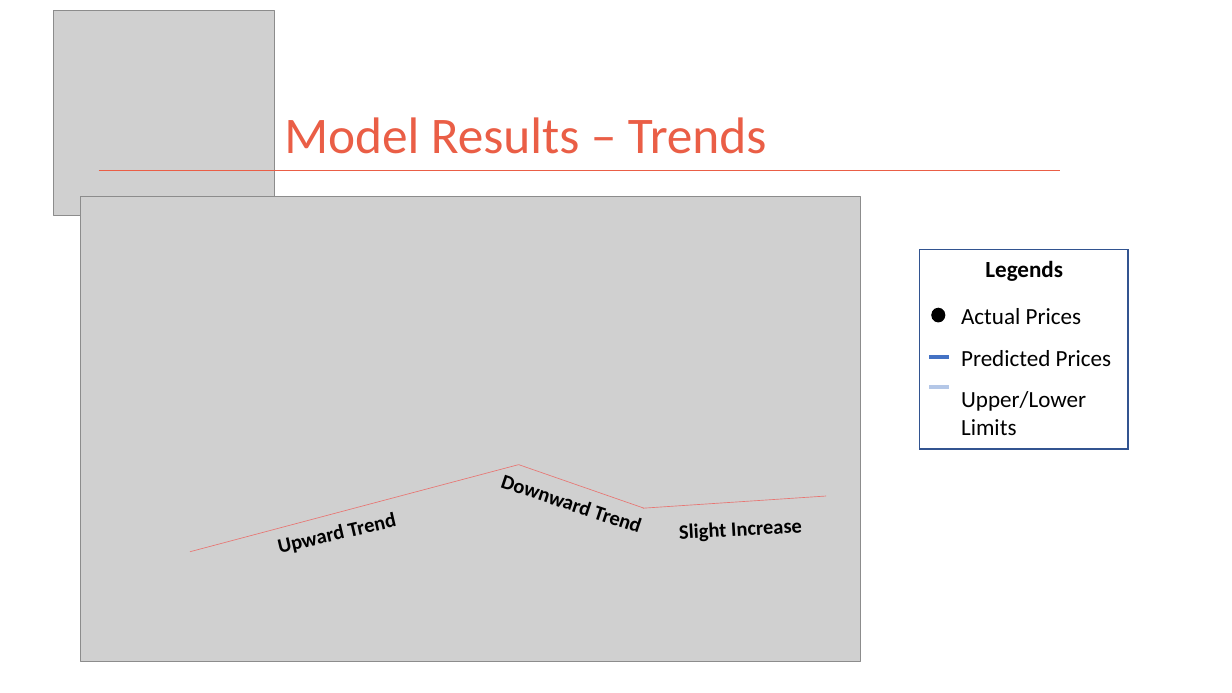
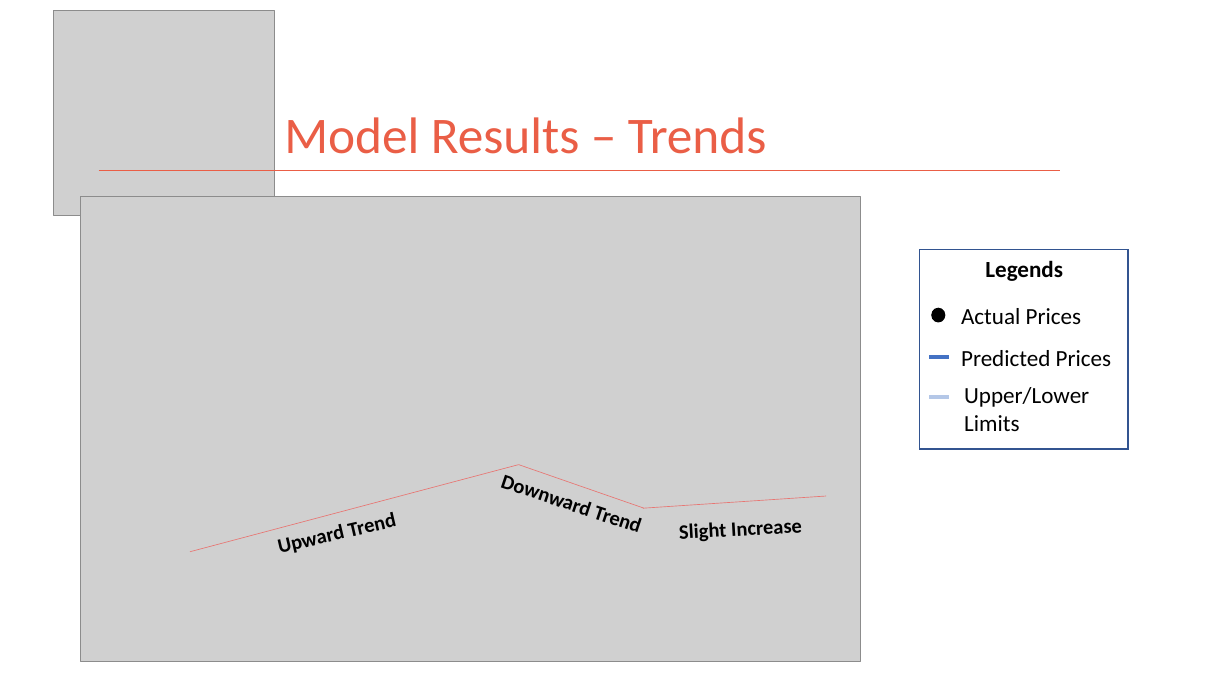
Before and after one commit to kman4/AirbnbPredictions, a slide deck: slide 18 of Airbnb Price Predictions (Model).pptx. Drawn at 1232x693 pixels with LibreOffice and Linux fonts; fonts in the diff are those of the drawing; grey boxes stand for pictures. Boxes give left, top, right and bottom in pixels: in the first picture for what was removed or moved away, otherwise in the second. Text is boxed around its words. In the diff, an @@ line names an element or a change of style, - is before the commit and + after.

Commit message:
update powerpoint

```diff
--- a/Airbnb Price Predictions (Model).pptx
+++ b/Airbnb Price Predictions (Model).pptx
@@ text "Upper/Lower Limits": place and size @@
-text "Upper/Lower Limits" at (961, 391, 1086, 435)
+text "Upper/Lower Limits" at (964, 387, 1089, 431)
@@ line moved from (930, 387) - (950, 387) to (930, 397) - (950, 397) @@
```
